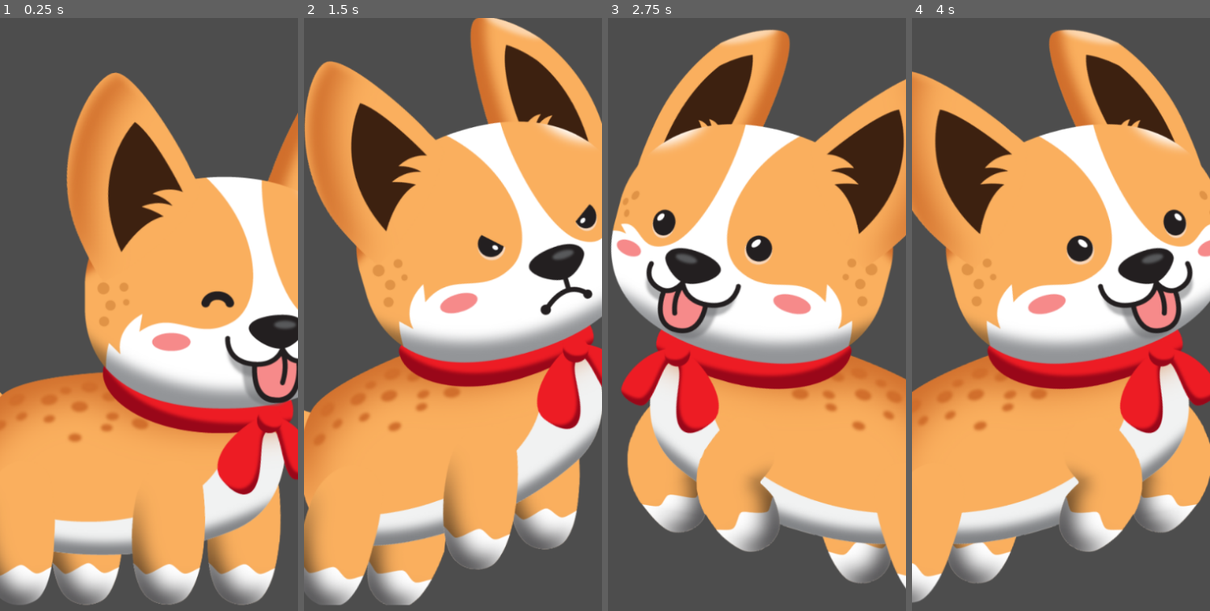
Above: before the commit, frames 1-4 (left to right).
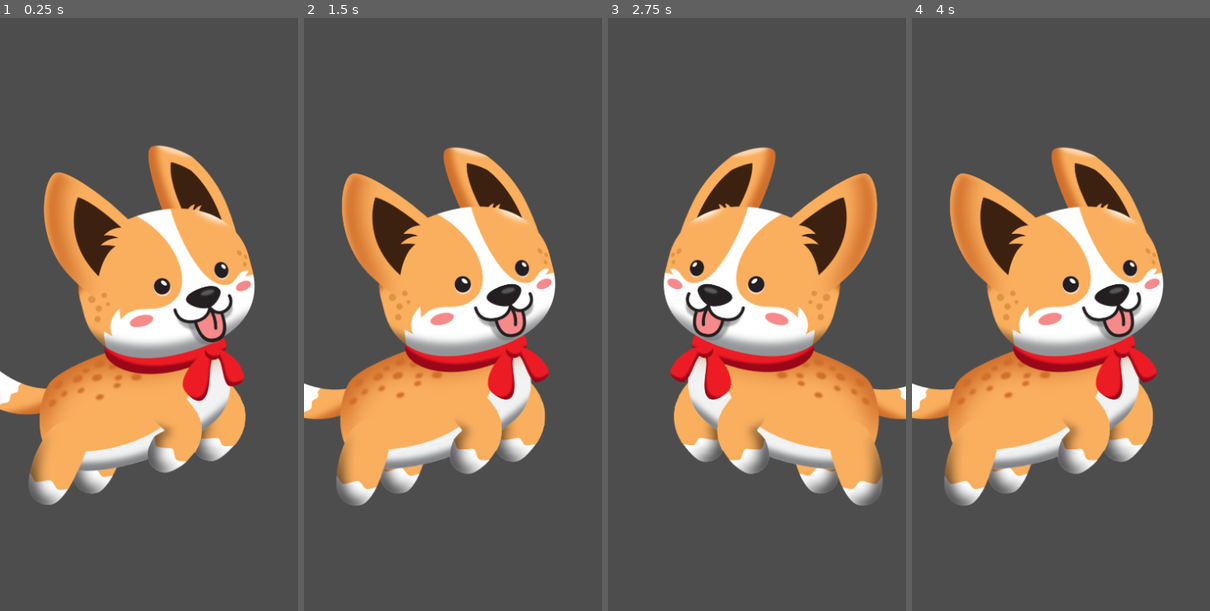
Above: after the commit, the same moments.

Repository: codyromano/chonki
Game: Godot game, scene res://scenes/chonki.tscn
Two runs of this game, one before a commit and one after it. Both use one fixed random seed, a clock stepped at 60 frames per second and the inputs below. Before the commit the project has no main scene; this scene is started directly in both runs.
Inputs:
- Up to frame 1 (0.25 s): no input
- Up to frame 2 (1.5 s): hold Right (ui_right) from 0.53 s (still down); tap D (push) at 0.6 s; tap Up (ui_up) at 0.77, 1.07 s; tap S (ram) at 0.8, 1.35 s
- Up to frame 3 (2.75 s): tap Up (ui_up) at 1.52, 1.55, 1.82 s; release Right (ui_right) at 2.03 s; hold Left (ui_left) from 2.03 s (still down); hold Up (ui_up) from 2.03 s (still down); tap D (push) at 2.3 s
- Up to frame 4 (4 s): tap Enter at 2.75 s; release Left (ui_left) at 2.78 s; release Up (ui_up) at 2.78 s; hold Right (ui_right) from 2.78 s (still down); tap D (push) at 2.85 s; tap Up (ui_up) at 3.02, 3.32 s; tap S (ram) at 3.05, 3.6 s; hold Up (ui_up) from 3.53 s (still down)

The runs differ from the first frame. In frame 1, 56% of the frame differs, in the area x 0-100%, y 9-100%; in frame 2, 61%, in the area x 0-100%, y 0-100%; in frame 3, 56%; in frame 4, 59%.

Commit message:
add ground

Diff:
--- a/project.godot
+++ b/project.godot
@@ -11,6 +11,7 @@
 [application]
 
 config/name="chonki"
+run/main_scene="res://scenes/level1.tscn"
 config/features=PackedStringArray("4.2", "GL Compatibility")
 config/icon="res://icon.svg"
 
--- a/scenes/chonki.gd
+++ b/scenes/chonki.gd
@@ -1,16 +1,42 @@
 extends Node2D
 
-@onready var sprite      : AnimatedSprite2D     = $CharacterBody2D/AnimatedSprite2D
-@onready var run_sound   : AudioStreamPlayer2D  = $AudioRun
-@onready var rest_sound  : AudioStreamPlayer2D  = $RestRun
+@onready var body         : CharacterBody2D     = $CharacterBody2D
+@onready var sprite       : AnimatedSprite2D     = $CharacterBody2D/AnimatedSprite2D
+@onready var run_sound    : AudioStreamPlayer2D  = $AudioRun
+@onready var rest_sound   : AudioStreamPlayer2D  = $RestRun
+@onready var ram_sound    : AudioStreamPlayer2D  = $AudioRam
+@onready var push_sound   : AudioStreamPlayer2D  = $AudioPush
 
 enum ChonkiState { IDLE, RUN, ATTACK }
 
-var state : ChonkiState  = ChonkiState.IDLE
+var state : ChonkiState = ChonkiState.IDLE
 var last_action_time : float = Time.get_unix_time_from_system()
 
+var velocity: Vector2 = Vector2.ZERO
+const SPEED: float = 2000.0
+const JUMP_FORCE: float = -2500.0
+const GRAVITY: float = 3000.0
+
+
+func _physics_process(delta: float) -> void:
+	handle_movement(delta)
+	update_sprite()
+
+func handle_movement(delta: float) -> void:
+	velocity.y += GRAVITY * delta
+
+	if Input.is_action_just_pressed("ui_up") and body.is_on_floor():
+		$AudioJump.play()
+		velocity.y = JUMP_FORCE
+
+	var direction = Input.get_action_strength("ui_right") - Input.get_action_strength("ui_left")
+	velocity.x = direction * SPEED
+
+	body.velocity = velocity
+	body.move_and_slide()
+
 func play_once(player: AudioStreamPlayer2D) -> void:
-	if !player.playing:
+	if not player.playing:
 		player.play()
 
 func play_sound_effect() -> void:
@@ -19,14 +45,16 @@
 	var secs_since_action = Time.get_unix_time_from_system() - last_action_time
 
 	if anim == "ram":
-		play_once($AudioRam)
+		play_once(ram_sound)
 	elif anim == "push":
-		play_once($AudioPush)
+		play_once(push_sound)
 
-	if anim in ["ram", "push"]:
+	# Stop both sounds during attack or jump
+	if anim in ["ram", "push", "jump"]:
 		run_sound.stop()
 		rest_sound.stop()
 	elif is_running:
+		# Only play run sound if NOT jumping, ramming, or pushing
 		if not run_sound.playing:
 			run_sound.play()
 		rest_sound.stop()
@@ -37,9 +65,6 @@
 	else:
 		run_sound.stop()
 		rest_sound.stop()
-
-func _process(_delta: float) -> void:
-	update_sprite()
 
 func update_sprite() -> void:
 	var is_taking_action: bool = false
@@ -54,11 +79,11 @@
 	elif Input.is_action_just_pressed("ram"):
 		sprite.play("ram")
 		is_taking_action = true
-	elif Input.is_action_pressed("ui_right") or Input.is_action_pressed("ui_left"):
+	elif velocity.x != 0:
 		sprite.play("run")
 		is_taking_action = true
 
-	if Input.is_action_pressed("ui_up"):
+	if not body.is_on_floor():
 		sprite.play("jump")
 		is_taking_action = true
 
--- a/scenes/chonki.tscn
+++ b/scenes/chonki.tscn
@@ -122,8 +122,9 @@
 [ext_resource type="Texture2D" uid="uid://btd5sk1aar6rx" path="res://assets/corgi/09_sleep/skeleton-0i_sleep_30.png" id="120_6rvpk"]
 [ext_resource type="AudioStream" uid="uid://bjtjafg1tdccb" path="res://assets/sound/run.mp3" id="121_e3bvt"]
 [ext_resource type="AudioStream" uid="uid://c5rsx4s5iv7nr" path="res://assets/sound/rest.mp3" id="122_uim7a"]
-[ext_resource type="AudioStream" uid="uid://bbvrgwlgdptpe" path="res://assets/sound/ram.mp3" id="123_tjed3"]
+[ext_resource type="AudioStream" uid="uid://c7n7lc1gh48o4" path="res://assets/sound/punch.mp3" id="123_1p812"]
 [ext_resource type="AudioStream" uid="uid://culiqfeaauxt7" path="res://assets/sound/push.mp3" id="124_bhcov"]
+[ext_resource type="AudioStream" uid="uid://bxokgwf35y540" path="res://assets/sound/jump.mp3" id="125_r2wll"]
 
 [sub_resource type="SpriteFrames" id="SpriteFrames_fg46y"]
 animations = [{
@@ -537,10 +538,10 @@
 position = Vector2(-32.5, 54.5)
 shape = SubResource("RectangleShape2D_jwat3")
 
-[node name="Camera2D" type="Camera2D" parent="."]
-position = Vector2(-14, 71)
+[node name="Camera2D" type="Camera2D" parent="CharacterBody2D"]
+position = Vector2(-9, 69)
 scale = Vector2(486.93, -118.765)
-zoom = Vector2(0.4, 0.4)
+zoom = Vector2(0.25, 0.25)
 
 [node name="AudioRun" type="AudioStreamPlayer2D" parent="."]
 stream = ExtResource("121_e3bvt")
@@ -550,9 +551,12 @@
 stream = ExtResource("122_uim7a")
 
 [node name="AudioRam" type="AudioStreamPlayer2D" parent="."]
-stream = ExtResource("123_tjed3")
+stream = ExtResource("123_1p812")
 
 [node name="AudioPush" type="AudioStreamPlayer2D" parent="."]
 stream = ExtResource("124_bhcov")
 
+[node name="AudioJump" type="AudioStreamPlayer2D" parent="."]
+stream = ExtResource("125_r2wll")
+
 [connection signal="animation_finished" from="CharacterBody2D/AnimatedSprite2D" to="." method="_on_animated_sprite_2d_animation_finished"]
--- /dev/null
+++ b/scenes/level1.tscn
@@ -0,0 +1,27 @@
+[gd_scene load_steps=4 format=3 uid="uid://br8ftak73gmww"]
+
+[ext_resource type="PackedScene" uid="uid://cyu6wosf2qc3v" path="res://scenes/chonki.tscn" id="1_sihbw"]
+[ext_resource type="Texture2D" uid="uid://bpqdlmvtkr1i5" path="res://assets/environment/lake.png" id="1_vplxb"]
+
+[sub_resource type="WorldBoundaryShape2D" id="WorldBoundaryShape2D_piwsr"]
+distance = -239.0
+
+[node name="Level1" type="Node2D"]
+
+[node name="Sprite2D" type="Polygon2D" parent="."]
+texture_repeat = 2
+use_parent_material = true
+position = Vector2(402, 616)
+scale = Vector2(1.46235, 1.60449)
+texture = ExtResource("1_vplxb")
+texture_offset = Vector2(0, 400)
+polygon = PackedVector2Array(-966.253, -382.053, 73308.7, -382.053, 73294.4, 627.614, -964.201, 621.381)
+
+[node name="Chonki" parent="." instance=ExtResource("1_sihbw")]
+position = Vector2(435, -1025)
+
+[node name="StaticBody2D" type="StaticBody2D" parent="."]
+
+[node name="CollisionShape2D" type="CollisionShape2D" parent="StaticBody2D"]
+position = Vector2(317, -239)
+shape = SubResource("WorldBoundaryShape2D_piwsr")
Binary file added: assets/environment/lake.png
Not shown, added: assets/environment/lake.png.import
Not shown, added: assets/sound/jump.mp3.import
Not shown, added: assets/sound/punch.mp3.import
Not shown: 1 places in scenes/chonki.tscn that only renumber resources
Not shown, added: assets/sound/jump.mp3
Not shown, added: assets/sound/punch.mp3
